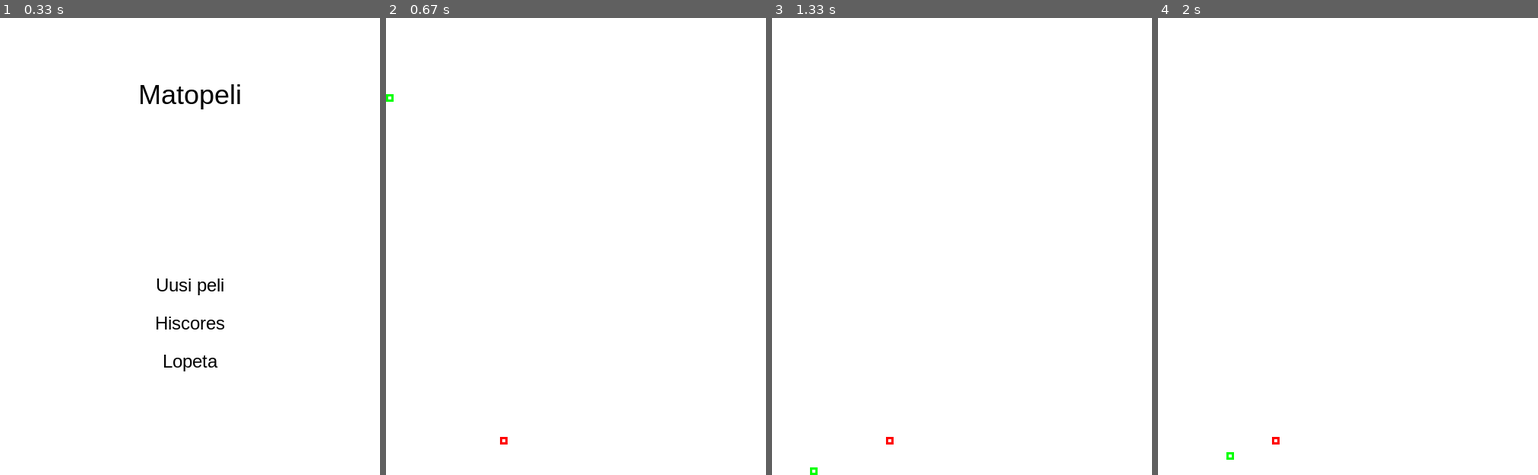
Above: before the commit, frames 1-4 (left to right).
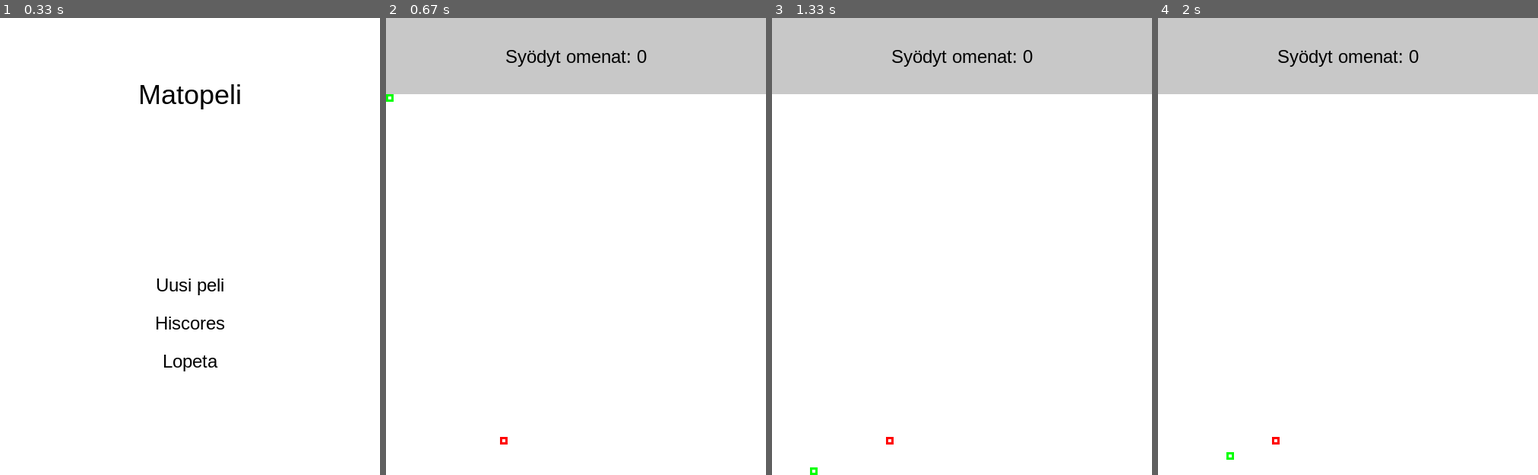
Above: after the commit, the same moments.

Repository: Jaleksi/Pygame
Game: pygame game, started from matopppp.py
The game is run twice, just before and just after one commit, with the same random seed, the same clock (stepped at 60 frames per second) and the same inputs.
Inputs (mouse positions are in pixels of both pictures, inside the frame that each line leads up to):
- Up to frame 1 (0.33 s): no input
- Up to frame 2 (0.67 s): click "Uusi peli" at 0.43 s
- Up to frame 3 (1.33 s): hold Right 0.67-1.13 s; move the mouse to (1083, 232) at 0.7 s; hold Up from 1.17 s (still down)
- Up to frame 4 (2 s): release Up at 1.47 s; hold Right 1.5-1.97 s

Frame 1 is identical in both runs. In frame 2, 17% of the frame differs, in the area x 0-100%, y 0-17%; in frame 3, 17%; in frame 4, 17%.

Commit message:
matopeli, kesken

Diff:
--- a/matopppp.py
+++ b/matopppp.py
@@ -18,9 +18,15 @@
             exit()
         if(event.type == pygame.MOUSEBUTTONDOWN):
             for valinta in valinnat:
-                if(valinta.valittu and valinta.msg == "Uusi peli"):
-                    gameon = True
-                    peli()
+                if(valinta.valittu):
+                    if(valinta.msg == "Uusi peli"):
+                        gameon = True
+                        peli()
+                    elif(valinta.msg == "Hiscores"):
+                        print("tulossa..")
+                    elif(valinta.msg == "Lopeta"):
+                        pygame.quit()
+                        exit()
         if(gameon):
             if(event.type == pygame.KEYDOWN):
                 if(event.key == pygame.K_LEFT):
@@ -56,16 +62,18 @@
     def klik(self):
         mx, my = pygame.mouse.get_pos()
         self.x2, self.y2, self.w, self.h = self.rend.get_rect()
-        if(self.y-self.h/2 < my < self.y+self.h/2 and 200<mx<400):
+        if(self.y - self.h/2 < my < self.y + self.h/2 and 200 < mx < 400):
             self.vari = (0, 255, 0)
             self.valittu = True
         else:
             self.vari = (0, 0, 0)
             self.valittu = False
 
+
 valinnat = [Teksti("Uusi peli", 24, 0, 350, (0, 0, 0)),
             Teksti("Hiscores", 24, 0, 400, (0, 0, 0)),
             Teksti("Lopeta", 24, 0, 450, (0, 0, 0))]
+
 
 def main():
     while(True):
@@ -79,6 +87,7 @@
 
         clock.tick(10)
         pygame.display.update()
+
 
 class Mato:
     def __init__(self, x, y):
@@ -111,12 +120,12 @@
         if(len(self.kokomato) > self.pituus):
             self.kokomato.pop()
 
-
     def matosyo(self):
         if(self.paa.x == omena.omppu.x and self.paa.y == omena.omppu.y):
             tmp = choice(omenapaikat)
             omena.omppu = pygame.Rect(tmp[0], tmp[1], 10, 10)
             self.pituus += 1
+
 
 class Omena:
     def __init__(self, sijainti):
@@ -139,6 +148,10 @@
 mato = Mato(0, 100)
 omena = Omena(choice(omenapaikat))
 
+def tulostaulu():
+    pygame.draw.rect(display, (200, 200, 200), [0, 0, 500, 100], 0)
+    Teksti("Syödyt omenat: "+str(mato.pituus-1), 24, 0, 50, (0,0,0)).piirto()
+
 
 def peli():
     while(True):
@@ -148,6 +161,7 @@
         mato.matosyo()
         mato.matopiirto()
         omena.omenapiirto()
+        tulostaulu()
         clock.tick(10)
         pygame.display.update()
 
